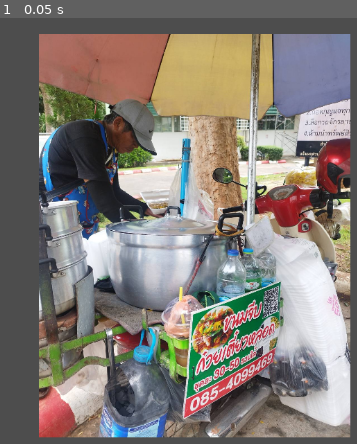
Above: before the commit, frame 1.
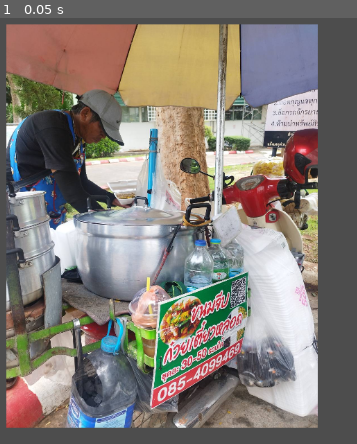
Above: after the commit, the same moment.

Repository: Harmornic/Projectgame-2D
Game: Godot game, scene res://player.tscn
Two runs of this game, one before a commit and one after it. Both use one fixed random seed, a clock stepped at 60 frames per second and the inputs below.
Inputs:
- Up to frame 1 (0.05 s): no input

The runs differ from the first frame. In frame 1, 76% of the frame differs, in the area x 1-99%, y 1-99%.

Commit message:
Update player.tscn

Diff:
--- a/player.tscn
+++ b/player.tscn
@@ -5,6 +5,6 @@
 [node name="Player" type="Node2D"]
 
 [node name="215641" type="Sprite2D" parent="."]
-position = Vector2(545, 333)
+position = Vector2(498, 319)
 scale = Vector2(0.405235, 0.394381)
 texture = ExtResource("1_4flbx")
